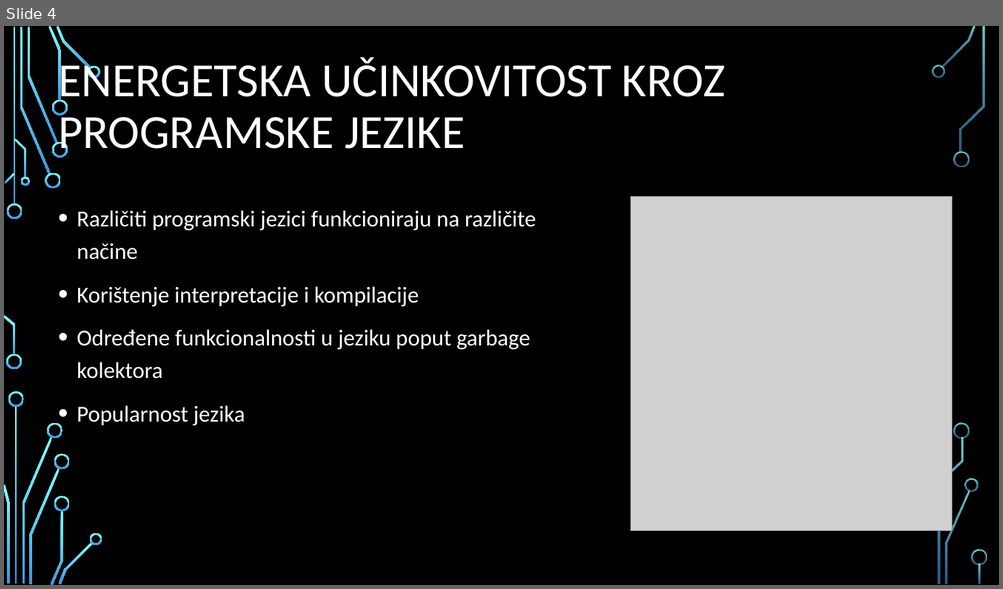
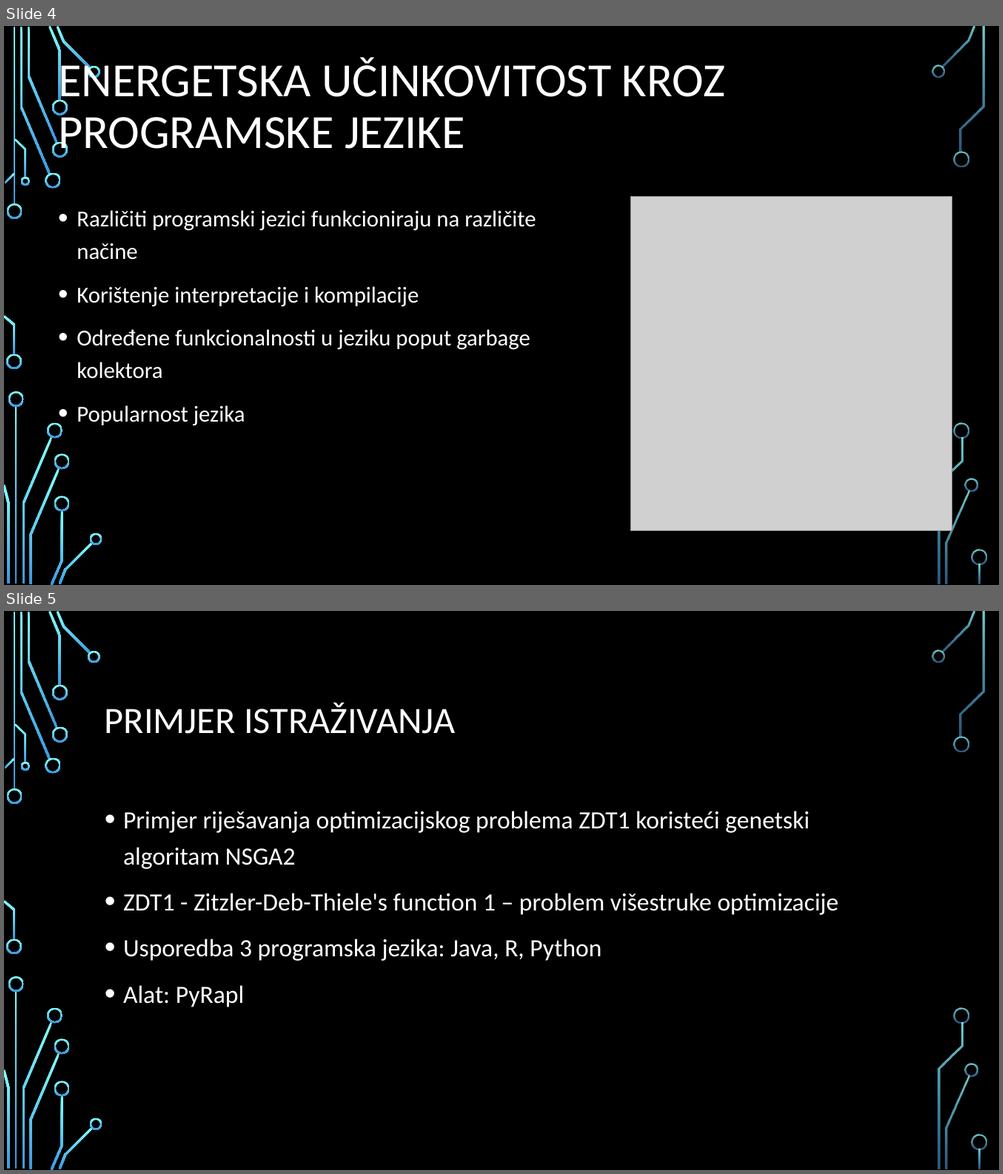
Before and after one commit to MatteoPlisic/Se, a slide deck: Green coding ppt.pptx. Shown one above the other, each under a label of ours: slide 4 before the commit, slides 4 and 5 after it. The pictures are 1003x589 and 1003x1174 pixels, drawn with LibreOffice and Linux fonts; fonts in the diff are those of the drawing; grey boxes stand for pictures; background and template pictures are left out. Boxes give left, top, right and bottom in pixels: in the first picture for what was removed or moved away, otherwise in the second. Text is boxed around its words. In the diff, an @@ line names an element or a change of style, - is before the commit and + after.

```diff
--- a/Green coding ppt.pptx
+++ b/Green coding ppt.pptx
@@ slide 5 added at [4,611,999,1170], background picture (left out); not listed: 36 template elements that a slide beside it also shows @@
@@ title added at [105,703,455,734], 36 pt, text #FFFFFF @@
+PRIMJER ISTRAŽIVANJA
@@ text added at [123,811,839,1008], 24 pt, text #FFFFFF @@
+• Primjer riješavanja optimizacijskog problema ZDT1 koristeći genetski algoritam NSGA2
+• ZDT1 - Zitzler-Deb-Thiele's function 1 – problem višestruke optimizacije
+• Usporedba 3 programska jezika: Java, R, Python
+• Alat: PyRapl
```
Also in this commit, not shown: 1 slide changed, 5 other slides added, 1 other file.
